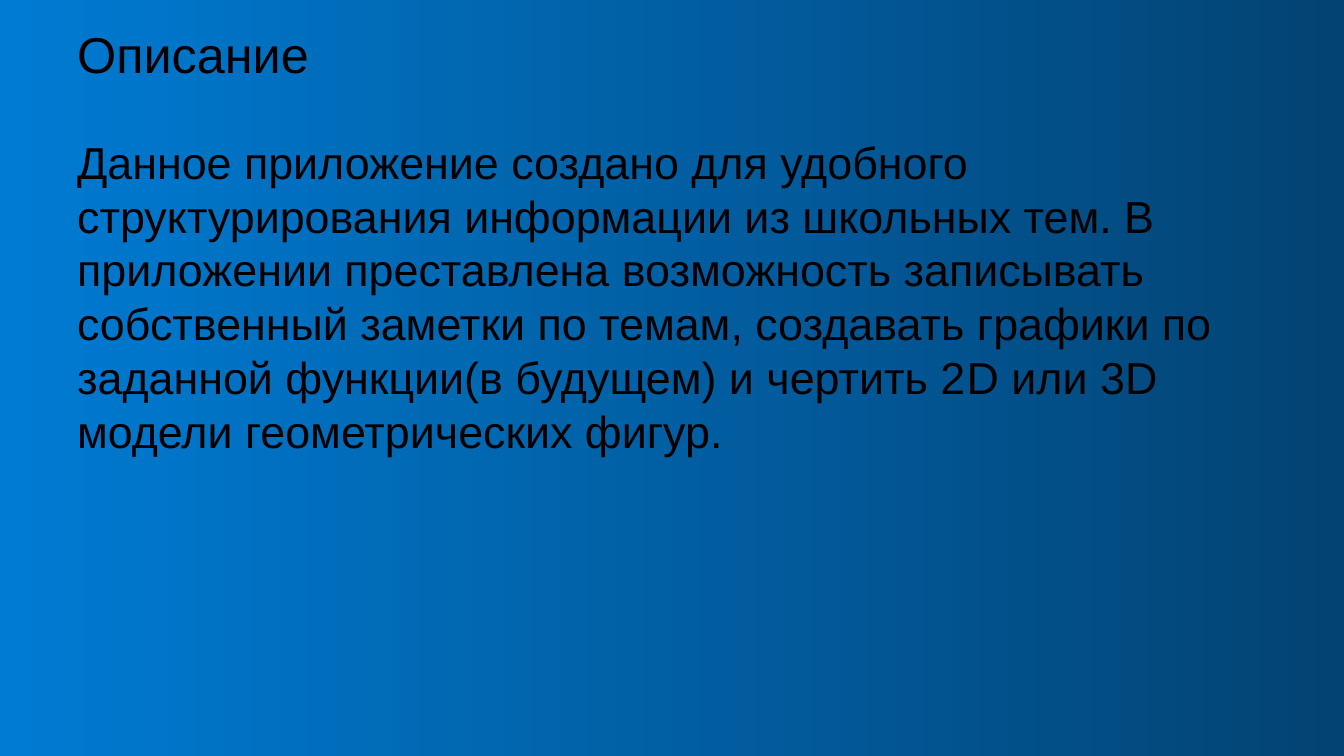
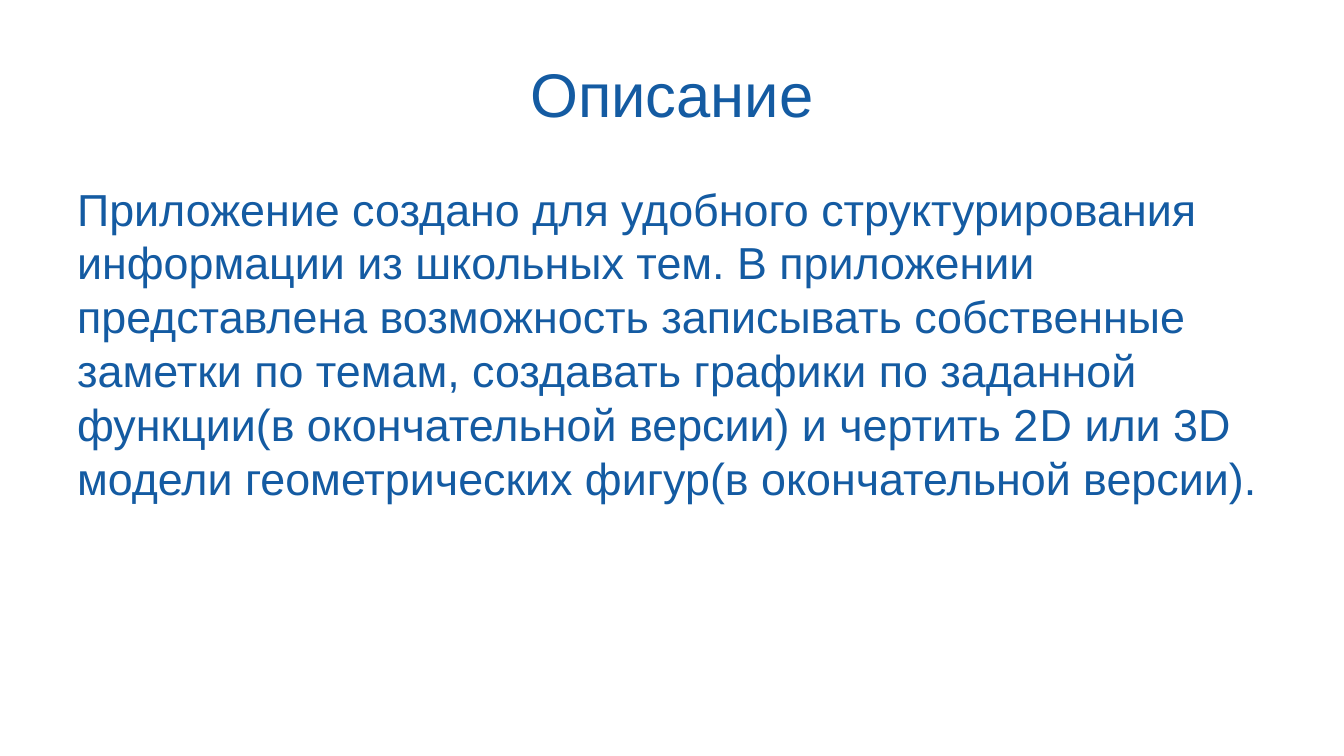
Before and after one commit to MrChudak/project_algoritmika, a slide deck: slide 2 of presentation_program.pptx. Drawn at 1344x756 pixels with LibreOffice and Linux fonts; fonts in the diff are those of the drawing; background and template pictures are left out. Boxes give left, top, right and bottom in pixels: in the first picture for what was removed or moved away, otherwise in the second. Text is boxed around its words. In the diff, an @@ line names an element or a change of style, - is before the commit and + after.

```diff
--- a/presentation_program.pptx
+++ b/presentation_program.pptx
@@ rectangle removed at (x1=0, y1=0, x2=1344, y2=756) @@
@@ title "Описание" moved from (x1=77, y1=38, x2=309, y2=74) to (x1=530, y1=74, x2=813, y2=118) @@
@@ title "Описание" at (x1=530, y1=74, x2=813, y2=118): size 36 to 44 pt, text colour #000000 to #145BA2; alignment left to centre @@
@@ text at (x1=77, y1=193, x2=1256, y2=503): text changed; text colour #000000 to #145BA2 @@
-Данное приложение создано для удобного структурирования информации из школьных тем. В приложении преставлена возможность записывать собственный заметки по темам, создавать графики по заданной функции(в будущем) и чертить 2D или 3D модели геометрических фигур.
+Приложение создано для удобного структурирования информации из школьных тем. В приложении представлена возможность записывать собственные заметки по темам, создавать графики по заданной функции(в окончательной версии) и чертить 2D или 3D модели геометрических фигур(в окончательной версии).
```
Also in this commit, not shown: 4 other slides changed, 1 slide added, 2 slides removed.
